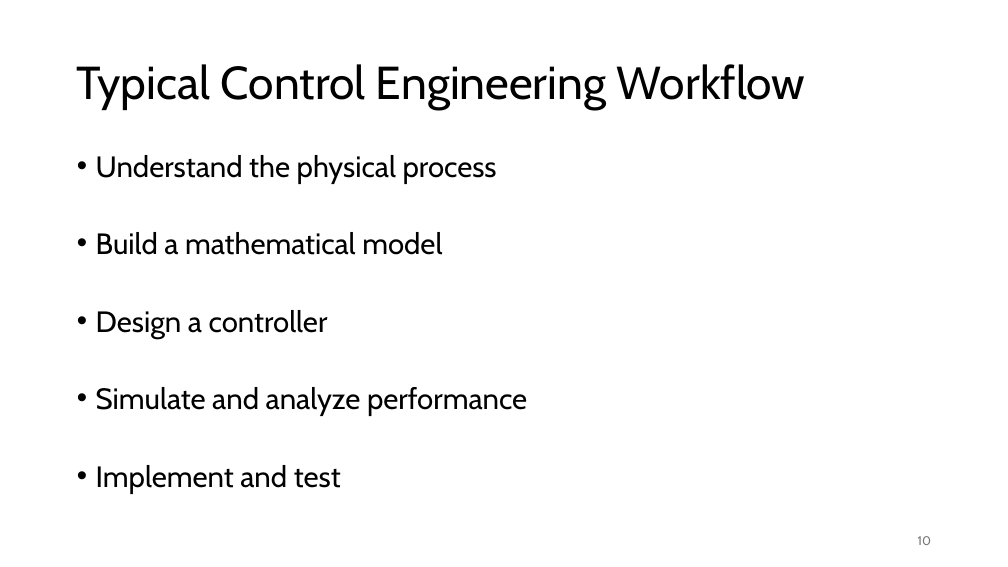
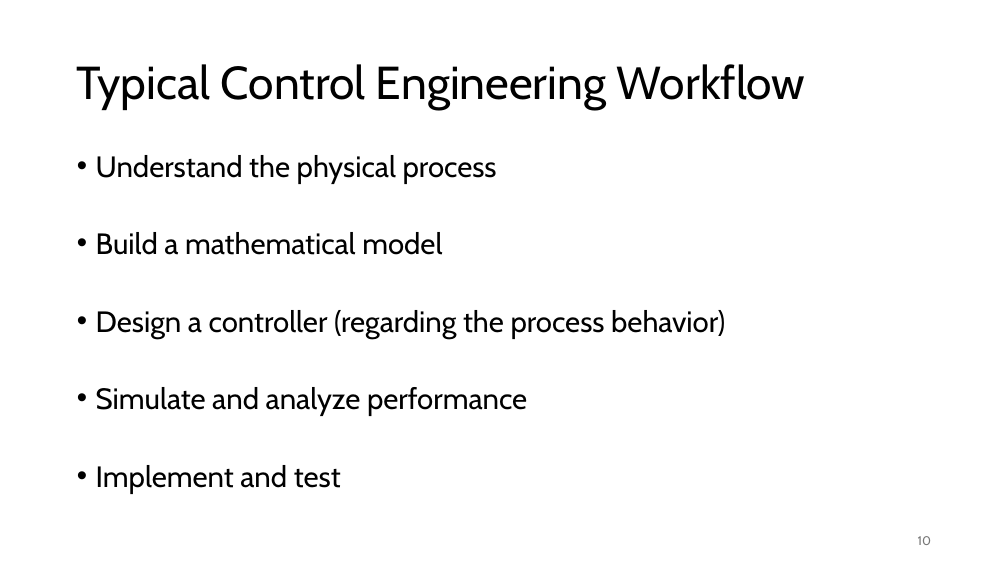
Before and after one commit to FelixWick/control_engineering, a slide deck: slide 10 of slides/0_intro.pptx. Drawn at 1008x567 pixels with LibreOffice and Linux fonts; fonts in the diff are those of the drawing. Boxes give left, top, right and bottom in pixels: in the first picture for what was removed or moved away, otherwise in the second. Text is boxed around its words. In the diff, an @@ line names an element or a change of style, - is before the commit and + after.

```diff
--- a/slides/0_intro.pptx
+++ b/slides/0_intro.pptx
@@ text at (x1=96, y1=310, x2=725, y2=339): text changed @@
-• Design a controller
+• Design a controller (regarding the process behavior)
```
Also in this commit, not shown: 1 slide added, 1 slide removed, 8 other files.
